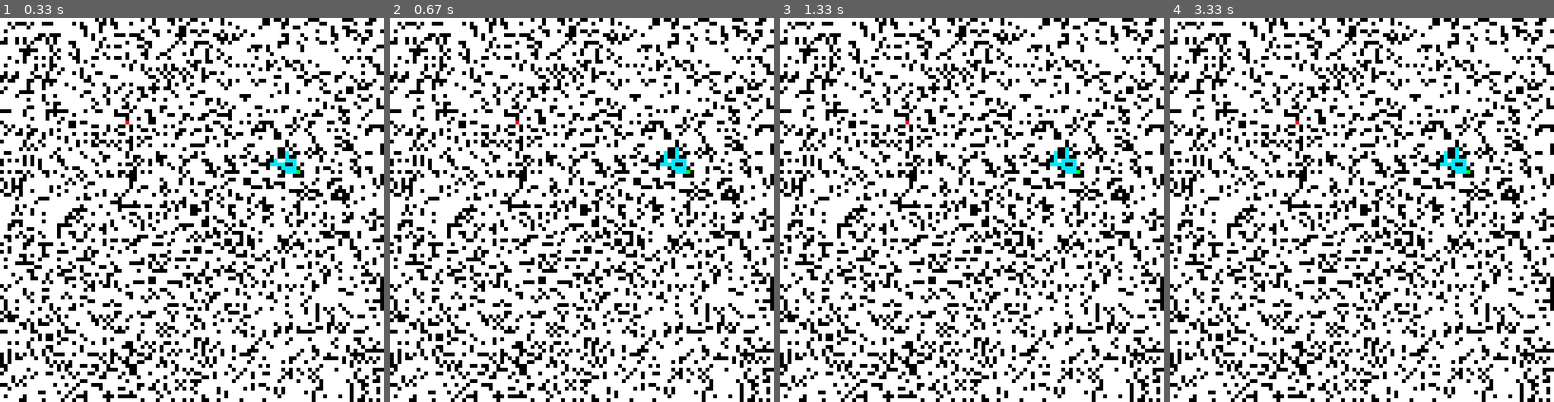
Above: before the commit, frames 1-4 (left to right).
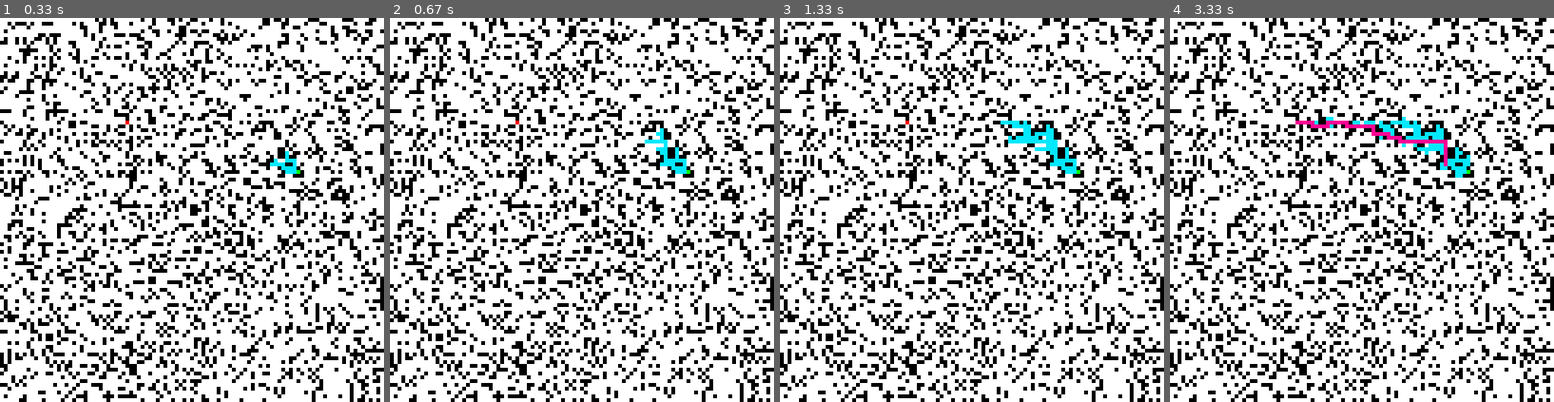
Above: after the commit, the same moments.

Repository: zain-sayed/IntroToAI
Game: pygame game, started from pygameBase.py
Same seed, same stepped clock (60 frames per second), same inputs: the game is played once before the commit and once after it.
Inputs (mouse positions are in pixels of both pictures, inside the frame that each line leads up to):
- Up to frame 1 (0.33 s): no input
- Up to frame 2 (0.67 s): click (582, 210) at 0.38 s
- Up to frame 3 (1.33 s): no input
- Up to frame 4 (3.33 s): no input

Frame 1 is identical in both runs. In frame 2, 0.2% of the frame differs, in the area x 66-74%, y 28-38%; in frame 3, 0.5%; in frame 4, 1.3%, in the area x 32-79%, y 25-42%.

Commit message:
fixed the issues with backtracking display on grid

Diff:
--- a/astar.py
+++ b/astar.py
@@ -34,6 +34,18 @@
                 i.g = node.g
                 siftup()
 
+def mainEventLoop(pygame):
+    # --- Main event loop
+    for event in pygame.event.get():
+        if event.type == pygame.QUIT:
+            done = True
+        elif event.type == pygame.MOUSEBUTTONDOWN:
+            pos = pygame.mouse.get_pos()
+            column = pos[0]
+            row = pos[1]
+            print(pos)
+            done = True
+
 
 # repeated forward A* algorithm
 def repeatedForwardAstar(pygame, grid, startCoord, goalCoord, time):
@@ -47,7 +59,7 @@
 
     # separate the goal coords for manipulation
     startX, startY = startCoord
-    print(str(startX) + "," + str(startY) + '\n')
+    print("start X is: " + str(startX) + "," + "start Y is : " + str(startY) + '\n')
     goalX, goalY = goalCoord
 
     # Initialize start node
@@ -65,16 +77,8 @@
     # while the open list is not empty and the goal state is not found
     while (len(globalvars.openlist) != 0) and (goalfound is False) and (done is False):
 
-        # --- Main event loop
-        for event in pygame.event.get():
-            if event.type == pygame.QUIT:
-                done = True
-            elif event.type == pygame.MOUSEBUTTONDOWN:
-                pos = pygame.mouse.get_pos()
-                column = pos[0]
-                row = pos[1]
-                print(pos)
-                done = True
+        # helps display the loop
+        mainEventLoop(pygame)
 
         # fill initial screen black
         BLACK = (0, 0, 0)
@@ -208,18 +212,10 @@
 
         if x == goalX:
             if y == goalY:
-                print("in goal state")
-                print("Found Goal, exiting...")
                 goalfound = True
-
-                ###### backtrack here #########
-
-                print('\n')
                 print('\n')
                 print("GOAL STATE IS TRUE")
                 print('\n')
-                print('\n')
-
         # --- Limit to 60 frames per second
         clock.tick(60)
 
@@ -232,18 +228,13 @@
     elif goalfound is True:
         ptr = globalvars.closedlist[-1]
         currX, currY = ptr.coordinates
+
+        ###### backtrack begins here #########
         while (ptr.coordinates != startCoord):
-            # --- Main event loop
-            for event in pygame.event.get():
-                if event.type == pygame.QUIT:
-                    done = True
-                elif event.type == pygame.MOUSEBUTTONDOWN:
-                    pos = pygame.mouse.get_pos()
-                    column = pos[0]
-                    row = pos[1]
-                    print(pos)
-                    done = True
-
+            # helps display the loop
+            mainEventLoop(pygame)
+
+            # make it PINK
             grid[currX][currY] = 9
 
             # fill initial screen black
@@ -259,12 +250,16 @@
             # increment ptr
             ptr = ptr.parent
             currX, currY = ptr.coordinates
-            print(ptr.f)
-            print('\n')
-            print(str(currX) + "," + str(currY) + '\n')
-
-        grid[startX][startY] =9
-        gridColor(screen,grid)
+
+        # make the last point PINK
+        grid[startX][startY] = 9
+        # helps display the loop
+        mainEventLoop(pygame)
+        # fill initial screen black
+        BLACK = (0, 0, 0)
+        screen.fill(BLACK)
+        # now fill the final color
+        gridColor(screen, grid)
         print('Path Found')
 
         b = perf_counter()
--- a/pygameBase.py
+++ b/pygameBase.py
@@ -34,7 +34,7 @@
 
 # initialize grid
 grid = gridInit(startCoord, goalCoord)
-print(grid)
+#print(grid)
 
         #The zero/one here is appending a cell
 
